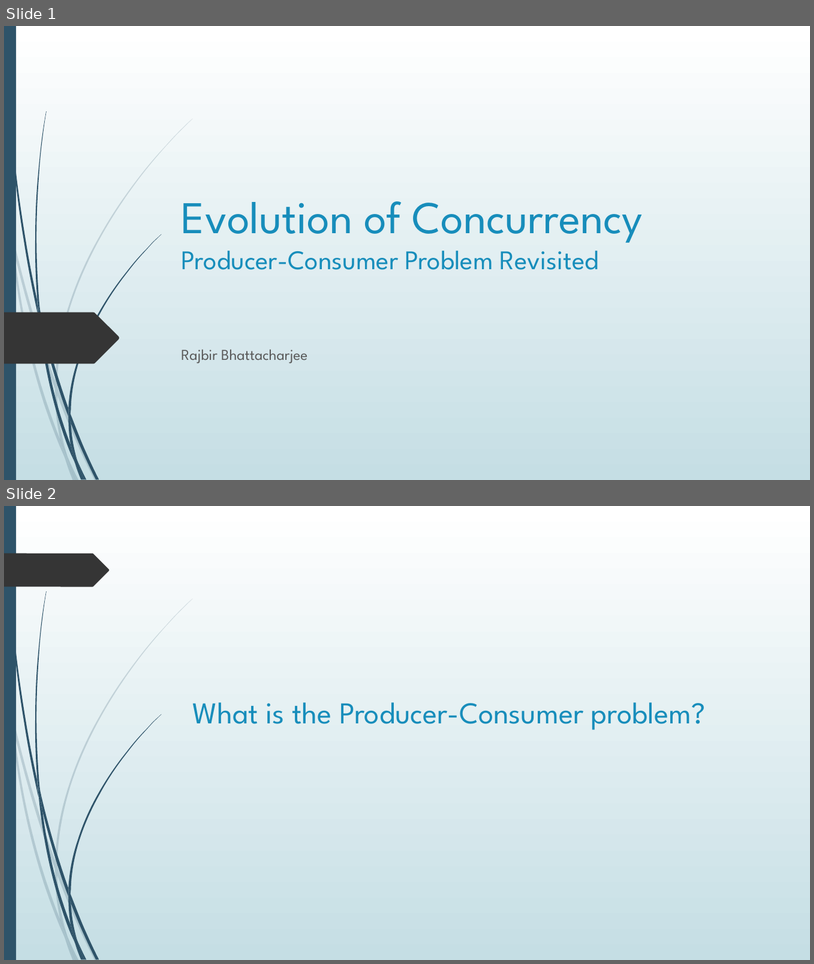
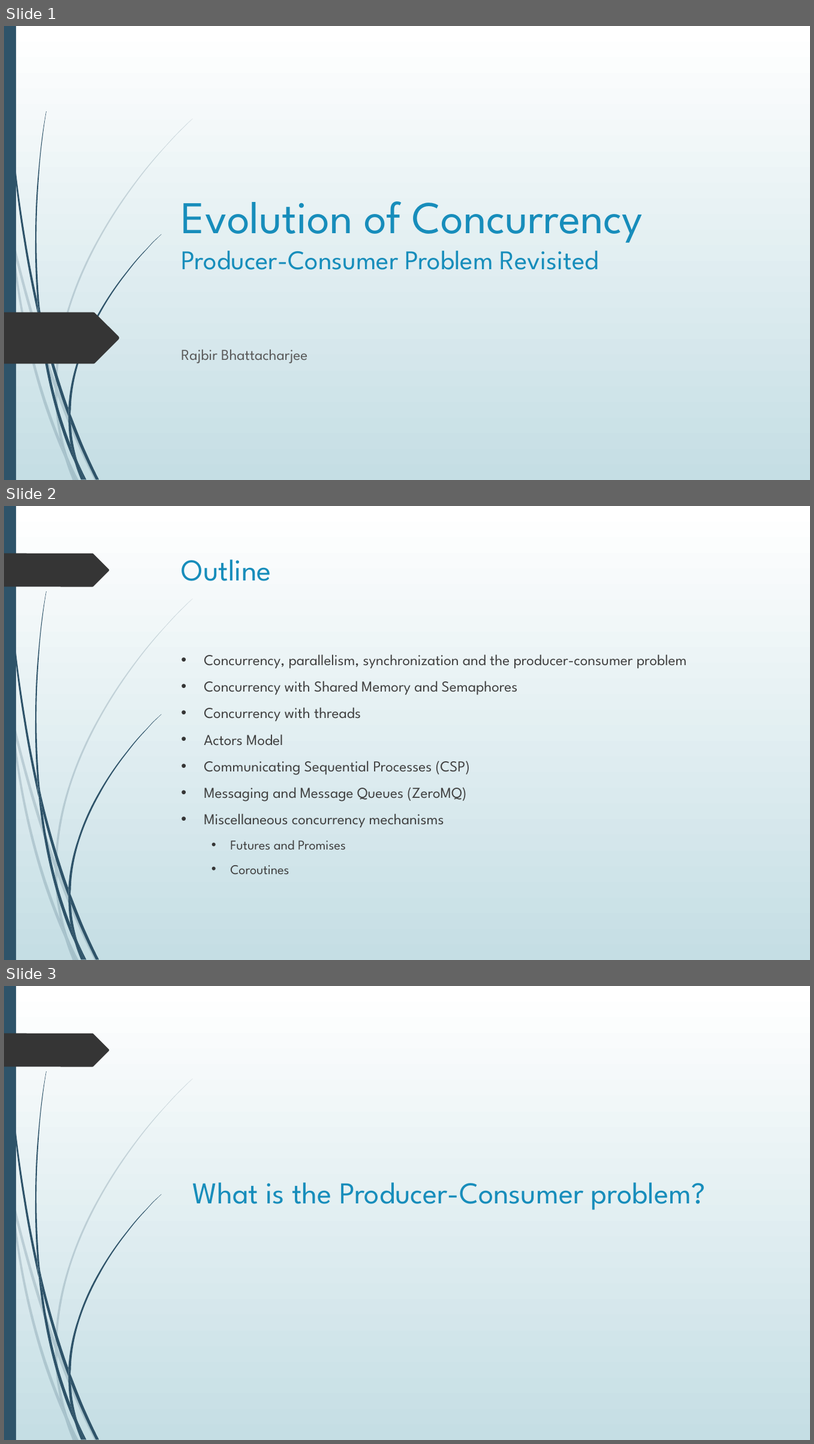
Before and after one commit to bhattacharjee/producer-consumer, a slide deck: Presentation1.pptx. Shown one above the other, each under a label of ours: slides 1 and 2 before the commit, slides 1, 2 and 3 after it. The pictures are 814x964 and 814x1444 pixels, drawn with LibreOffice and Linux fonts; fonts in the diff are those of the drawing. Boxes give left, top, right and bottom in pixels: in the first picture for what was removed or moved away, otherwise in the second. Text is boxed around its words. In the diff, an @@ line names an element or a change of style, - is before the commit and + after.

```diff
--- a/Presentation1.pptx
+++ b/Presentation1.pptx
@@ slide 2 added at (x1=4, y1=506, x2=810, y2=960), background gradient #FFFFFF to #C5DEE5; not listed: 24 template elements that a slide beside it also shows @@
@@ title added at (x1=182, y1=559, x2=272, y2=581), 36 pt, text #178DBB @@
+Outline
@@ text added at (x1=204, y1=654, x2=687, y2=874), 18 pt, text #404040 @@
+• Concurrency, parallelism, synchronization and the producer-consumer problem
+• Concurrency with Shared Memory and Semaphores
+• Concurrency with threads
+• Actors Model
+• Communicating Sequential Processes (CSP)
+• Messaging and Message Queues (ZeroMQ)
+• Miscellaneous concurrency mechanisms
+  • Futures and Promises
+  • Coroutines
@@ what was slide 2 is now slide 3 @@
```
Also in this commit, not shown: 7 other slides added.
